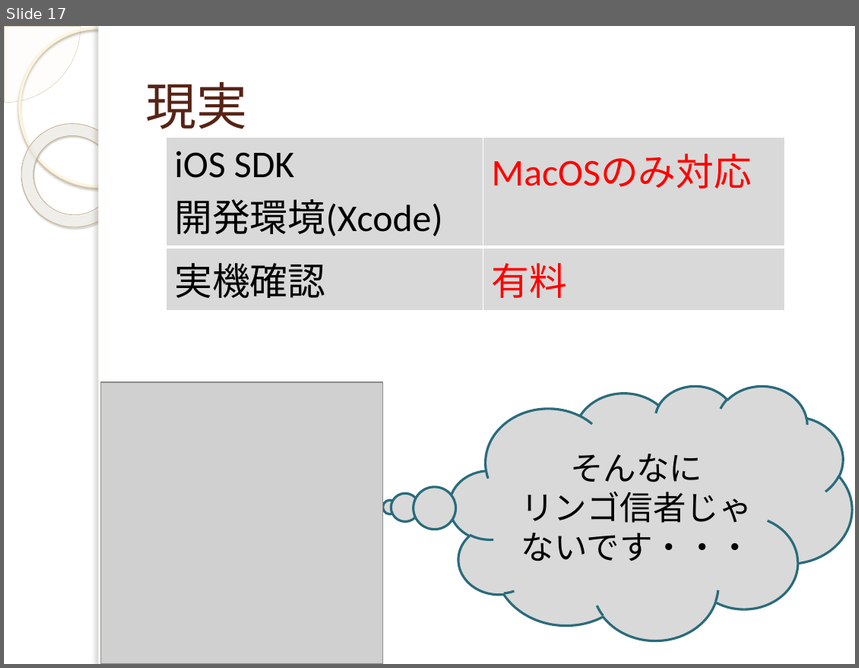
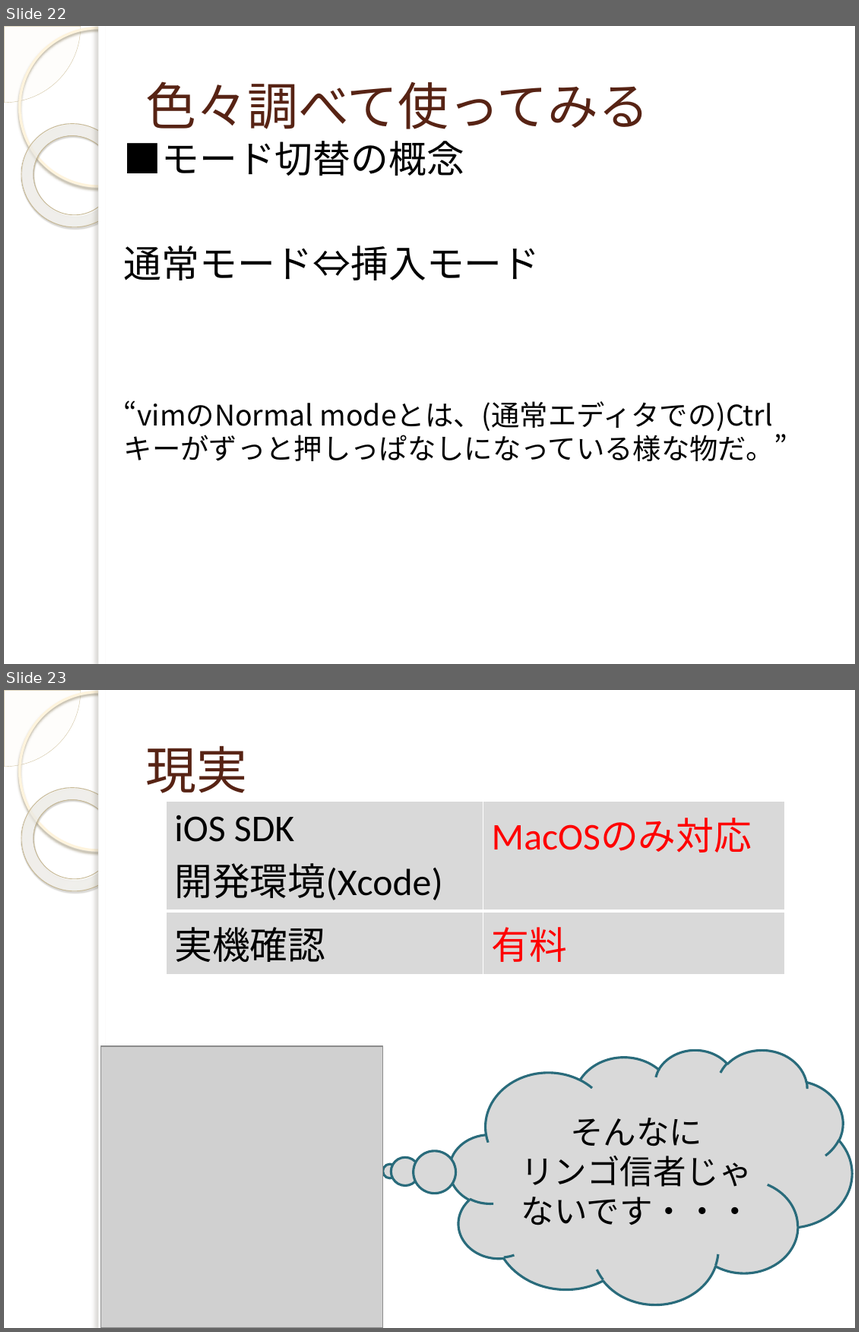
Before and after one commit to yuridonus/FEstudy, a slide deck: vimmer.pptx. Shown one above the other, each under a label of ours: slide 17 before the commit, slides 22 and 23 after it. The pictures are 859x668 and 859x1332 pixels, drawn with LibreOffice and Linux fonts; fonts in the diff are those of the drawing; grey boxes stand for pictures; background and template pictures are left out. Boxes give left, top, right and bottom in pixels: in the first picture for what was removed or moved away, otherwise in the second. Text is boxed around its words. In the diff, an @@ line names an element or a change of style, - is before the commit and + after.

```diff
--- a/vimmer.pptx
+++ b/vimmer.pptx
@@ slide 22 added at box(4, 26, 855, 664), background picture (left out); not listed: 5 template elements that a slide beside it also shows @@
@@ title added at box(146, 81, 649, 129), 43 pt, text #572314 @@
+色々調べて使ってみる
@@ text added at box(124, 141, 788, 461), 24 pt, text #000000 @@
+■モード切替の概念
+通常モード⇔挿入モード
+“vimのNormal modeとは、(通常エディタでの)Ctrlキーがずっと押しっぱなしになっている様な物だ。”
@@ what was slide 17 is now slide 23 @@
```
Also in this commit, not shown: 6 slides changed, 7 other slides added, 2 slides removed.
